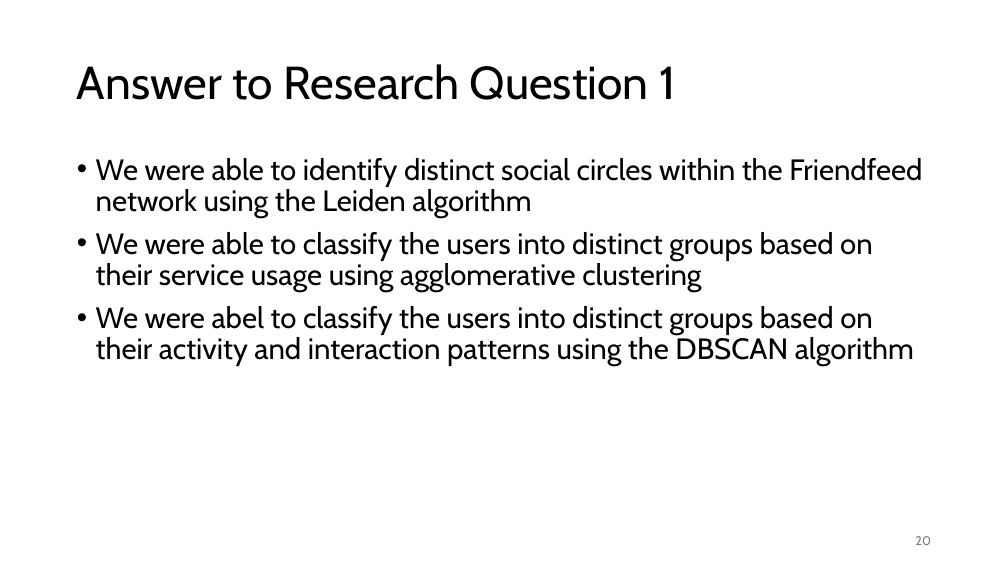
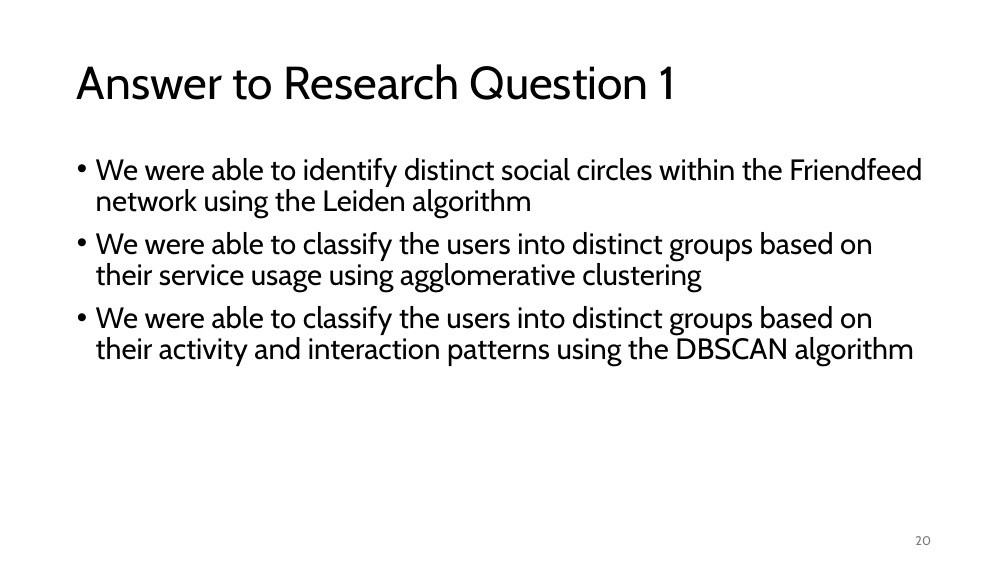
Before and after one commit to jonas-blum/data-mining-1, a slide deck: slide 20 of project/project-presentation-group51.pptx. Drawn at 1008x567 pixels with LibreOffice and Linux fonts; fonts in the diff are those of the drawing. Boxes give left, top, right and bottom in pixels: in the first picture for what was removed or moved away, otherwise in the second. Text is boxed around its words. In the diff, an @@ line names an element or a change of style, - is before the commit and + after.

```diff
--- a/project/project-presentation-group51.pptx
+++ b/project/project-presentation-group51.pptx
@@ text at (96, 306, 914, 367): text changed @@
-• We were abel to classify the users into distinct groups based on their activity and interaction patterns using the DBSCAN algorithm
+• We were able to classify the users into distinct groups based on their activity and interaction patterns using the DBSCAN algorithm
```
Also in this commit, not shown: 3 other slides changed, 1 other file.
